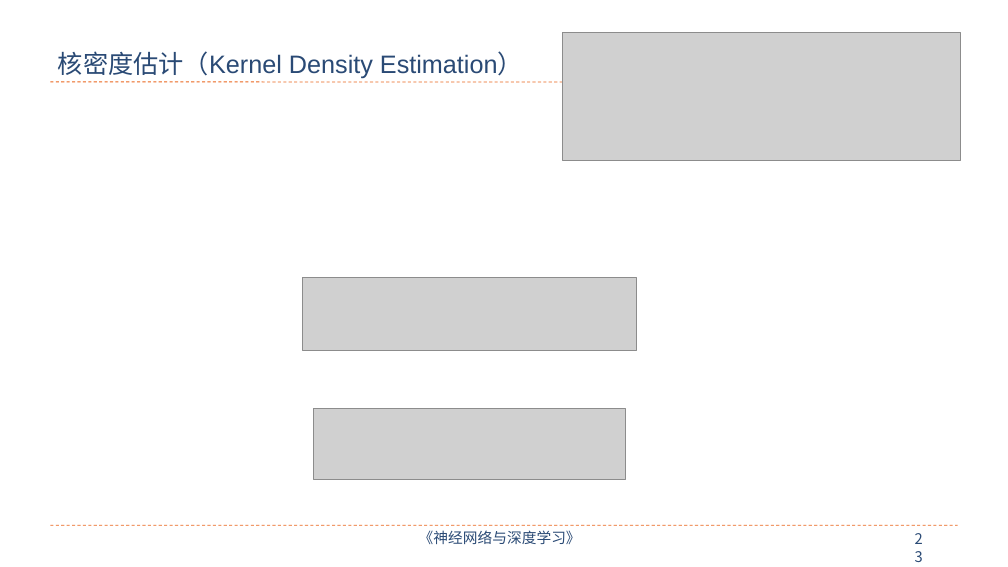
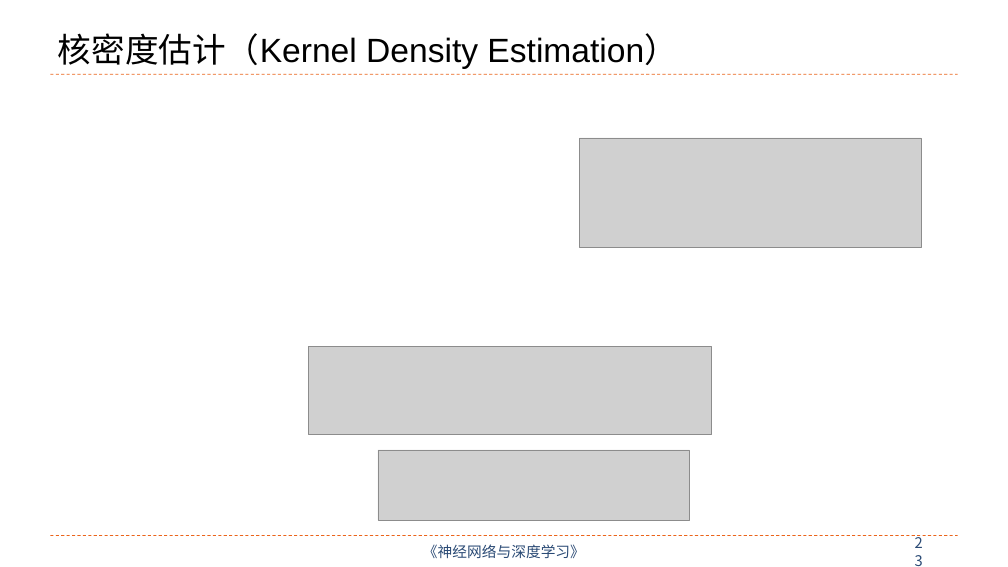
Before and after one commit to nndl/nndl.github.io, a slide deck: slide 23 of ppt/chap-无监督学习.pptx. Drawn at 1008x567 pixels with LibreOffice and Linux fonts; fonts in the diff are those of the drawing; grey boxes stand for pictures. Boxes give left, top, right and bottom in pixels: in the first picture for what was removed or moved away, otherwise in the second. Text is boxed around its words. In the diff, an @@ line names an element or a change of style, - is before the commit and + after.

```diff
--- a/ppt/chap-无监督学习.pptx
+++ b/ppt/chap-无监督学习.pptx
@@ title "核密度估计（Kernel Density Estimation）" at (x1=58, y1=33, x2=678, y2=69): size 24 to 32 pt, text colour #2A4A75 to #000000 @@
@@ line moved from (51, 82) - (958, 82) to (51, 74) - (958, 74) @@
@@ picture resized from (x1=563, y1=33, x2=961, y2=160) to (x1=580, y1=138, x2=922, y2=247) @@
@@ picture resized from (x1=302, y1=278, x2=637, y2=351) to (x1=309, y1=346, x2=712, y2=435) @@
@@ picture moved from (x1=314, y1=409, x2=625, y2=479) to (x1=378, y1=450, x2=690, y2=520) @@
@@ line moved from (51, 526) - (958, 526) to (51, 535) - (958, 535) @@
@@ text "《神经网络与深度学习》" at (x1=423, y1=544, x2=585, y2=558): vertical alignment top to middle @@
@@ text "《神经网络与深度学习》" moved from (x1=419, y1=530, x2=581, y2=544) to (x1=423, y1=544, x2=585, y2=558) @@
@@ page number moved from (x1=907, y1=526, x2=938, y2=552) to (x1=907, y1=539, x2=938, y2=565) @@
@@ page number at (x1=907, y1=539, x2=938, y2=565): vertical alignment top to middle @@
```
Also in this commit, not shown: 26 other slides changed, 1 slide added, 1 slide removed, 3 other files.
